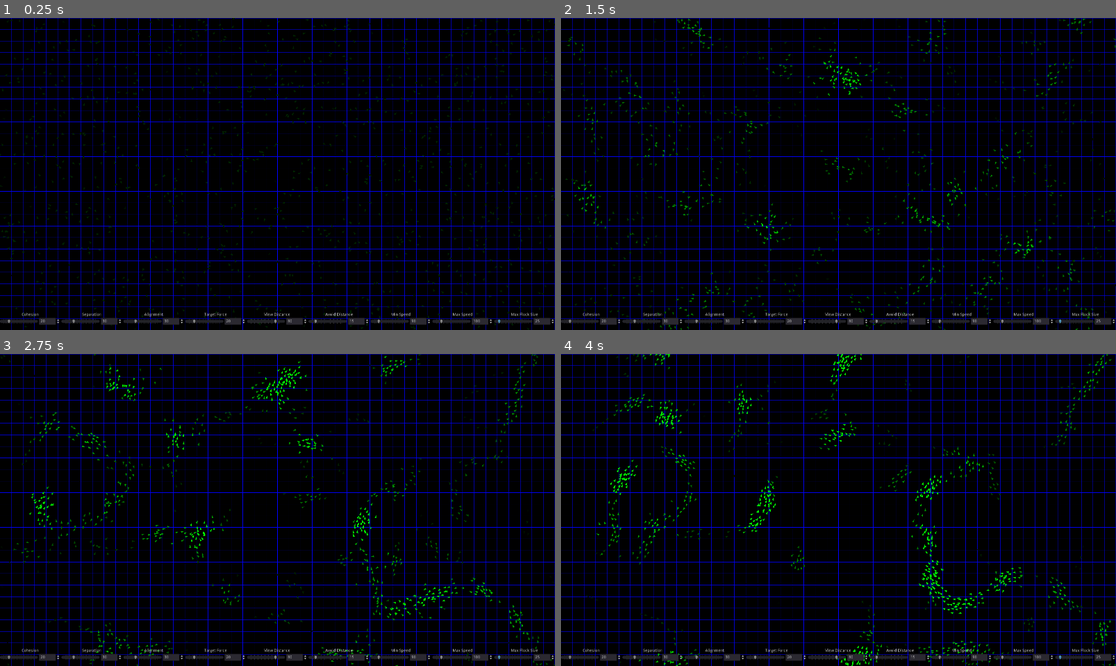
Above: before the commit, frames 1-4 (two rows, left to right).
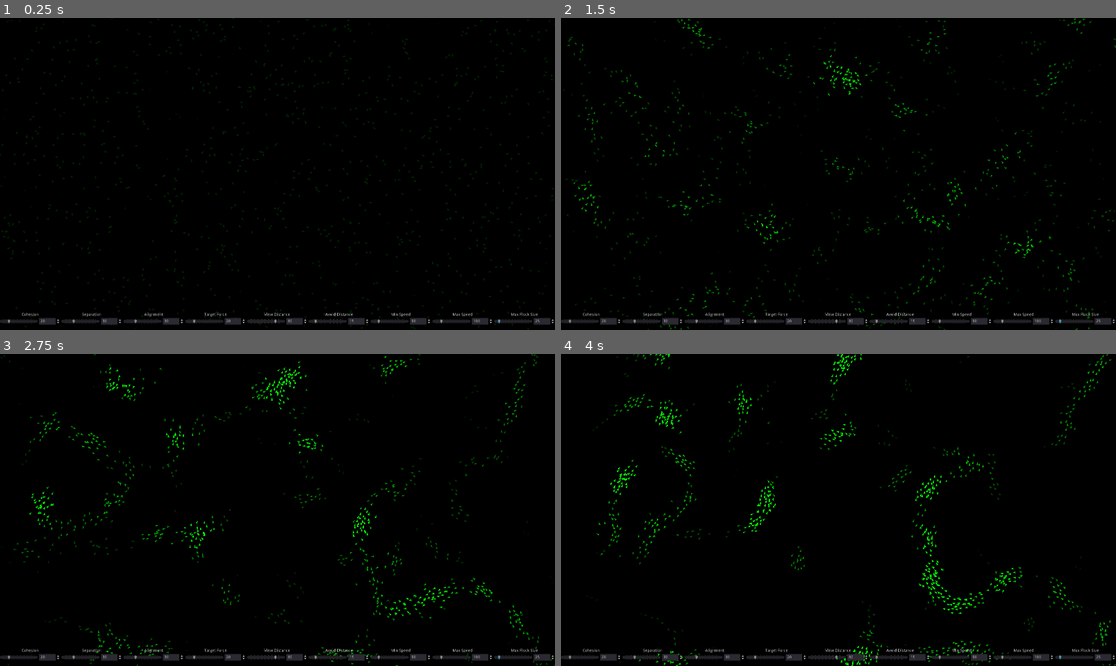
Above: after the commit, the same moments.

Repository: kyrick/godot-boids-acceleration-structure
Game: Godot game, scene res://Levels/RandomSpawn/RandomSpawn.tscn
Two runs of this game, one before a commit and one after it. Both use one fixed random seed, a clock stepped at 60 frames per second and the inputs below.
Inputs (mouse positions are in pixels of both pictures, inside the frame that each line leads up to):
- Up to frame 1 (0.25 s): no input
- Up to frame 2 (1.5 s): move the mouse to (960, 158) at 0.52 s; click (960, 158) at 0.67 s; move the mouse to (727, 189) at 1.27 s; click (727, 189) at 1.42 s
- Up to frame 3 (2.75 s): move the mouse to (333, 441) at 2.02 s; click (333, 441) at 2.17 s
- Up to frame 4 (4 s): move the mouse to (810, 572) at 2.77 s; click (810, 572) at 2.92 s; move the mouse to (1005, 556) at 3.52 s; click (1005, 556) at 3.67 s

The runs differ from the first frame. In frame 1, 9.9% of the frame differs, in the area x 0-100%, y 0-100%; in frame 2, 9.9%; in frame 3, 9.9%; in frame 4, 9.9%.

Commit message:
remove unused tileset

Diff:
--- a/Levels/RandomSpawn/RandomSpawn.tscn
+++ b/Levels/RandomSpawn/RandomSpawn.tscn
@@ -23,6 +23,7 @@
 }
 
 [node name="Grid" type="Node2D" parent="."]
+visible = false
 script = ExtResource( 5 )
 
 [node name="Flag" parent="." instance=ExtResource( 3 )]
--- a/Levels/common/black_tiles.tres
+++ /dev/null
@@ -1,15 +0,0 @@
-[gd_resource type="TileSet" load_steps=2 format=2]
-
-[ext_resource path="res://Levels/common/black_tile.png" type="Texture" id=1]
-
-[resource]
-0/name = "black_tile.png 0"
-0/texture = ExtResource( 1 )
-0/tex_offset = Vector2( 0, 0 )
-0/modulate = Color( 1, 1, 1, 1 )
-0/region = Rect2( 0, 0, 64, 64 )
-0/tile_mode = 0
-0/occluder_offset = Vector2( 0, 0 )
-0/navigation_offset = Vector2( 0, 0 )
-0/shapes = [  ]
-0/z_index = 0
